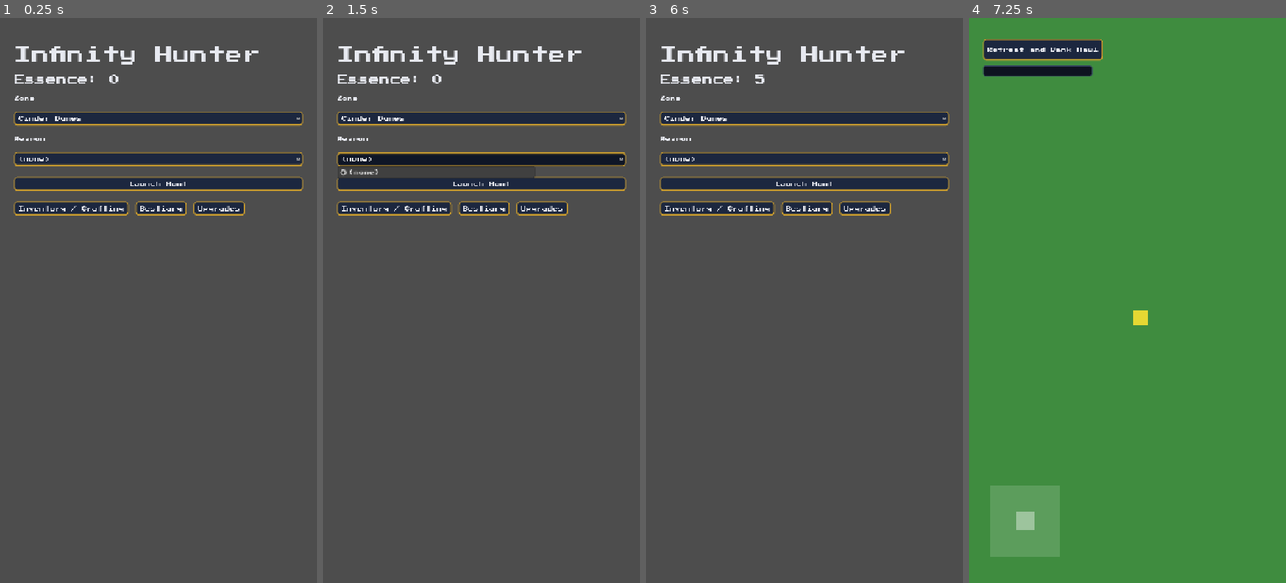
Above: before the commit, frames 1-4 (left to right).
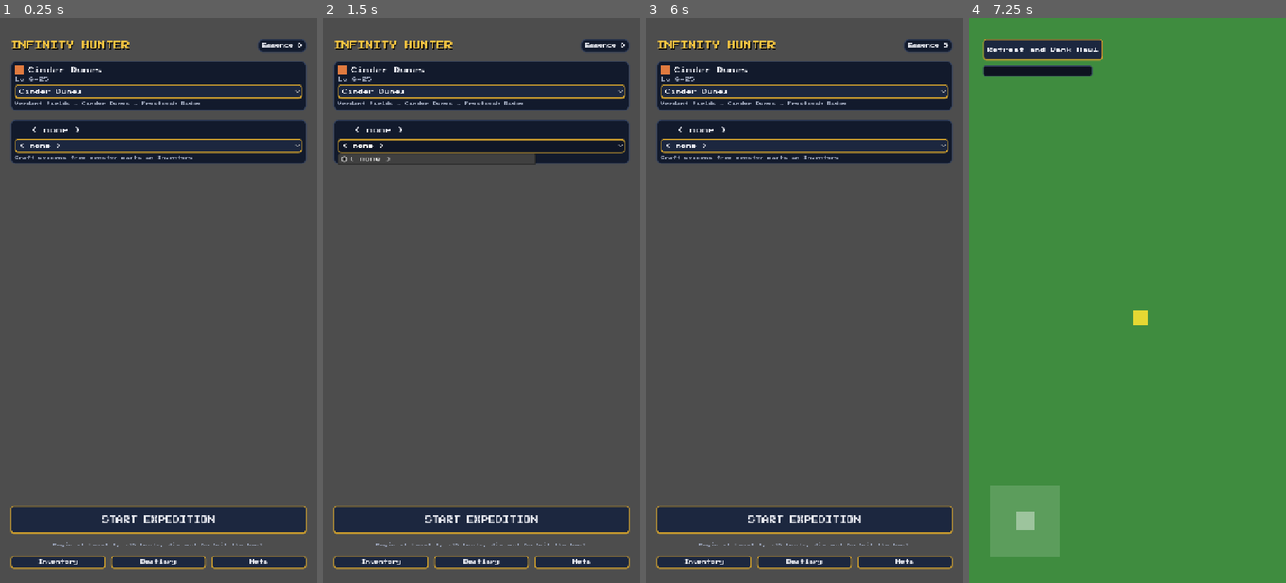
Above: after the commit, the same moments.

Repository: taigamura/infinity-hunter
Game: Godot game, scene res://src/ui/launch/launch_screen.tscn
Same seed, same stepped clock (60 frames per second), same inputs: the game is played once before the commit and once after it.
Inputs:
- Up to frame 1 (0.25 s): no input
- Up to frame 2 (1.5 s): click "Cinder Dunes" at 0.5 s; click "(none)" (after the commit: "( none )") at 1.25 s
- Up to frame 3 (6 s): click "Inventory / Crafting" (after the commit: "Inventory") at 2 s; click "Back" at 2.75 s; click "Upgrades" (after the commit: "Meta") at 3.5 s; click "Back" at 4.25 s; click "Launch Hunt" (after the commit: "START EXPEDITION") at 5 s; click "Retreat and Bank Haul" at 5.75 s
- Up to frame 4 (7.25 s): click "Launch Hunt" (after the commit: "START EXPEDITION") at 6.5 s

The runs differ from the first frame. In frame 1, 27% of the frame differs, in the area x 3-97%, y 3-98%; in frame 2, 28%; in frame 3, 27%; in frame 4, nothing differs.

Commit message:
Launch screen restructure: cards, essence pill, anchored START, 3-up nav (#29)
Header row with pixel title + gold-shadow and an essence pill, a selectable
zone card (swatch/name/level band/starting-zone tag + unlock progression
subline), a weapon card (icon/name, "( none )" on a fresh save + crafting
hint), a bottom-anchored START EXPEDITION button with subtitle, and a 3-up
icon nav row. All under the #28 project theme; GameState wiring unchanged.

Diff:
--- a/src/ui/launch/launch_screen.gd
+++ b/src/ui/launch/launch_screen.gd
@@ -4,21 +4,43 @@
 # drives buttons.
 extends Control
 
+# Zone id -> swatch color. Purely cosmetic (matches the design canvas' tier
+# colors); ZoneDef carries no color field, so this stays a UI-only lookup
+# rather than something rules code needs to know about. Unknown ids fall
+# back to a neutral gray.
+const ZONE_SWATCH_COLORS := {
+	"verdant_fields": Color("#4caf50"),
+	"cinder_dunes": Color("#e07a3f"),
+	"frostpeak_ridge": Color("#5eb8d9"),
+}
+const ZONE_SWATCH_FALLBACK := Color("#8a93a8")
+
 @onready var zone_option: OptionButton = %ZoneOption
 @onready var weapon_option: OptionButton = %WeaponOption
 @onready var start_button: Button = %StartButton
 @onready var essence_label: Label = %EssenceLabel
+@onready var zone_swatch: ColorRect = %ZoneSwatch
+@onready var zone_name_label: Label = %ZoneNameLabel
+@onready var zone_level_label: Label = %ZoneLevelLabel
+@onready var zone_tag_label: Label = %ZoneTagLabel
+@onready var weapon_icon: TextureRect = %WeaponIcon
+@onready var weapon_name_label: Label = %WeaponNameLabel
 @onready var inventory_button: Button = %InventoryButton
 @onready var bestiary_button: Button = %BestiaryButton
 @onready var meta_button: Button = %MetaButton
 
 var _zone_ids: Array = []
 var _weapon_gear_ids: Array = [] # "" (none) or gear instance id
+var _starting_zone_id: String = ""
 
 func _ready() -> void:
-	essence_label.text = "Essence: %s" % Big.fmt(float(GameState.save_state.get("essence", 0.0)))
+	essence_label.text = "Essence %s" % Big.fmt(float(GameState.save_state.get("essence", 0.0)))
 	_populate_zones()
 	_populate_weapons()
+	zone_option.item_selected.connect(func(_index): _update_zone_card())
+	weapon_option.item_selected.connect(func(_index): _update_weapon_card())
+	_update_zone_card()
+	_update_weapon_card()
 	start_button.pressed.connect(_on_start_pressed)
 	inventory_button.pressed.connect(func(): get_tree().change_scene_to_file("res://src/ui/inventory/inventory_screen.tscn"))
 	bestiary_button.pressed.connect(func(): get_tree().change_scene_to_file("res://src/ui/bestiary/bestiary_screen.tscn"))
@@ -27,15 +49,20 @@
 func _populate_zones() -> void:
 	zone_option.clear()
 	_zone_ids.clear()
+	_starting_zone_id = ""
+	var lowest_min_level := INF
 	for zone_id in GameState.zones.keys():
 		var zone: ZoneDef = GameState.zones[zone_id]
 		zone_option.add_item(zone.name)
 		_zone_ids.append(zone_id)
+		if zone.min_level < lowest_min_level:
+			lowest_min_level = zone.min_level
+			_starting_zone_id = zone_id
 
 func _populate_weapons() -> void:
 	weapon_option.clear()
 	_weapon_gear_ids.clear()
-	weapon_option.add_item("(none)")
+	weapon_option.add_item("( none )")
 	_weapon_gear_ids.append("")
 	for instance in GameState.inventory.gear:
 		if GameState.weapons.has(instance["def_id"]):
@@ -48,6 +75,29 @@
 				weapon_option.add_item(text)
 			_weapon_gear_ids.append(instance["def_id"])
 
+func _update_zone_card() -> void:
+	if _zone_ids.is_empty():
+		return
+	var zone_id: String = _zone_ids[zone_option.selected]
+	var zone: ZoneDef = GameState.zones[zone_id]
+	zone_swatch.color = ZONE_SWATCH_COLORS.get(zone_id, ZONE_SWATCH_FALLBACK)
+	zone_name_label.text = zone.name
+	zone_level_label.text = "Lv %d–%d" % [int(zone.min_level), int(zone.max_level)]
+	zone_tag_label.visible = zone_id == _starting_zone_id
+	zone_tag_label.text = "STARTING ZONE"
+
+func _update_weapon_card() -> void:
+	if _weapon_gear_ids.is_empty():
+		return
+	var weapon_def_id: String = _weapon_gear_ids[weapon_option.selected]
+	if weapon_def_id == "" or not GameState.weapons.has(weapon_def_id):
+		weapon_icon.texture = null
+		weapon_name_label.text = "( none )"
+		return
+	var def: WeaponDef = GameState.weapons[weapon_def_id]
+	weapon_icon.texture = WeaponIcons.for_id(def.id)
+	weapon_name_label.text = def.name
+
 func _on_start_pressed() -> void:
 	if _zone_ids.is_empty():
 		return
--- a/src/ui/launch/launch_screen.tscn
+++ b/src/ui/launch/launch_screen.tscn
@@ -14,62 +14,169 @@
 anchors_preset = 15
 anchor_right = 1.0
 anchor_bottom = 1.0
-theme_override_constants/margin_left = 32
-theme_override_constants/margin_top = 64
-theme_override_constants/margin_right = 32
+theme_override_constants/margin_left = 24
+theme_override_constants/margin_top = 48
+theme_override_constants/margin_right = 24
 theme_override_constants/margin_bottom = 32
 
 [node name="VBox" type="VBoxContainer" parent="Margin"]
 layout_mode = 2
-theme_override_constants/separation = 24
+theme_override_constants/separation = 20
 
-[node name="Title" type="Label" parent="Margin/VBox"]
+[node name="HeaderRow" type="HBoxContainer" parent="Margin/VBox"]
 layout_mode = 2
-theme_override_font_sizes/font_size = 40
-text = "Infinity Hunter"
+theme_override_constants/separation = 12
 
-[node name="EssenceLabel" type="Label" parent="Margin/VBox"]
+[node name="Title" type="Label" parent="Margin/VBox/HeaderRow"]
+layout_mode = 2
+size_flags_horizontal = 3
+theme_override_font_sizes/font_size = 18
+theme_override_colors/font_color = Color(0.9607843, 0.77254903, 0.25882354, 1)
+theme_override_colors/font_shadow_color = Color(0, 0, 0, 0.6)
+theme_override_constants/shadow_offset_x = 2
+theme_override_constants/shadow_offset_y = 2
+text = "INFINITY HUNTER"
+vertical_alignment = 1
+
+[node name="EssencePill" type="PanelContainer" parent="Margin/VBox/HeaderRow"]
+layout_mode = 2
+theme_override_constants/margin_left = 10
+theme_override_constants/margin_top = 6
+theme_override_constants/margin_right = 10
+theme_override_constants/margin_bottom = 6
+
+[node name="EssenceLabel" type="Label" parent="Margin/VBox/HeaderRow/EssencePill"]
 unique_name_in_owner = true
 layout_mode = 2
-theme_override_font_sizes/font_size = 24
-text = "Essence: 0"
+theme_override_font_sizes/font_size = 10
+text = "Essence 0"
 
-[node name="ZoneLabel" type="Label" parent="Margin/VBox"]
+[node name="ZoneCard" type="PanelContainer" parent="Margin/VBox"]
 layout_mode = 2
+
+[node name="ZoneCardVBox" type="VBoxContainer" parent="Margin/VBox/ZoneCard"]
+layout_mode = 2
+theme_override_constants/separation = 6
+
+[node name="ZoneHeaderRow" type="HBoxContainer" parent="Margin/VBox/ZoneCard/ZoneCardVBox"]
+layout_mode = 2
+theme_override_constants/separation = 10
+
+[node name="ZoneSwatch" type="ColorRect" parent="Margin/VBox/ZoneCard/ZoneCardVBox/ZoneHeaderRow"]
+unique_name_in_owner = true
+custom_minimum_size = Vector2(20, 20)
+layout_mode = 2
+size_flags_vertical = 4
+color = Color(0.29803923, 0.6862745, 0.3137255, 1)
+
+[node name="ZoneNameLabel" type="Label" parent="Margin/VBox/ZoneCard/ZoneCardVBox/ZoneHeaderRow"]
+unique_name_in_owner = true
+layout_mode = 2
+size_flags_horizontal = 3
+theme_override_font_sizes/font_size = 14
 text = "Zone"
 
-[node name="ZoneOption" type="OptionButton" parent="Margin/VBox"]
+[node name="ZoneTagLabel" type="Label" parent="Margin/VBox/ZoneCard/ZoneCardVBox/ZoneHeaderRow"]
+unique_name_in_owner = true
+layout_mode = 2
+theme_override_font_sizes/font_size = 9
+theme_override_colors/font_color = Color(0.9607843, 0.77254903, 0.25882354, 1)
+text = "STARTING ZONE"
+
+[node name="ZoneLevelLabel" type="Label" parent="Margin/VBox/ZoneCard/ZoneCardVBox"]
+unique_name_in_owner = true
+layout_mode = 2
+theme_override_font_sizes/font_size = 11
+theme_override_colors/font_color = Color(0.6039216, 0.6392157, 0.72156864, 1)
+text = "Lv 1–8"
+
+[node name="ZoneOption" type="OptionButton" parent="Margin/VBox/ZoneCard/ZoneCardVBox"]
 unique_name_in_owner = true
 layout_mode = 2
 
-[node name="WeaponLabel" type="Label" parent="Margin/VBox"]
+[node name="ZoneProgressionLabel" type="Label" parent="Margin/VBox/ZoneCard/ZoneCardVBox"]
 layout_mode = 2
-text = "Weapon"
+theme_override_font_sizes/font_size = 9
+theme_override_colors/font_color = Color(0.6039216, 0.6392157, 0.72156864, 1)
+autowrap_mode = 2
+text = "Verdant Fields → Cinder Dunes → Frostpeak Ridge"
 
-[node name="WeaponOption" type="OptionButton" parent="Margin/VBox"]
+[node name="WeaponCard" type="PanelContainer" parent="Margin/VBox"]
+layout_mode = 2
+
+[node name="WeaponCardVBox" type="VBoxContainer" parent="Margin/VBox/WeaponCard"]
+layout_mode = 2
+theme_override_constants/separation = 6
+
+[node name="WeaponHeaderRow" type="HBoxContainer" parent="Margin/VBox/WeaponCard/WeaponCardVBox"]
+layout_mode = 2
+theme_override_constants/separation = 10
+
+[node name="WeaponIcon" type="TextureRect" parent="Margin/VBox/WeaponCard/WeaponCardVBox/WeaponHeaderRow"]
+unique_name_in_owner = true
+custom_minimum_size = Vector2(28, 28)
+layout_mode = 2
+expand_mode = 1
+stretch_mode = 5
+
+[node name="WeaponNameLabel" type="Label" parent="Margin/VBox/WeaponCard/WeaponCardVBox/WeaponHeaderRow"]
+unique_name_in_owner = true
+layout_mode = 2
+size_flags_horizontal = 3
+theme_override_font_sizes/font_size = 14
+text = "( none )"
+
+[node name="WeaponOption" type="OptionButton" parent="Margin/VBox/WeaponCard/WeaponCardVBox"]
 unique_name_in_owner = true
 layout_mode = 2
 
+[node name="WeaponHintLabel" type="Label" parent="Margin/VBox/WeaponCard/WeaponCardVBox"]
+layout_mode = 2
+theme_override_font_sizes/font_size = 9
+theme_override_colors/font_color = Color(0.6039216, 0.6392157, 0.72156864, 1)
+autowrap_mode = 2
+text = "Craft weapons from monster parts in Inventory"
+
+[node name="Spacer" type="Control" parent="Margin/VBox"]
+layout_mode = 2
+size_flags_vertical = 3
+
 [node name="StartButton" type="Button" parent="Margin/VBox"]
 unique_name_in_owner = true
+custom_minimum_size = Vector2(0, 64)
 layout_mode = 2
-text = "Launch Hunt"
+theme_override_font_sizes/font_size = 16
+text = "START EXPEDITION"
+
+[node name="StartSubtitleLabel" type="Label" parent="Margin/VBox"]
+layout_mode = 2
+theme_override_font_sizes/font_size = 9
+theme_override_colors/font_color = Color(0.6039216, 0.6392157, 0.72156864, 1)
+horizontal_alignment = 1
+autowrap_mode = 2
+text = "Begin at Level 1, ~10 hunts, die and forfeit the haul"
 
 [node name="Nav" type="HBoxContainer" parent="Margin/VBox"]
 layout_mode = 2
-theme_override_constants/separation = 16
+theme_override_constants/separation = 12
 
 [node name="InventoryButton" type="Button" parent="Margin/VBox/Nav"]
 unique_name_in_owner = true
 layout_mode = 2
-text = "Inventory / Crafting"
+size_flags_horizontal = 3
+theme_override_font_sizes/font_size = 10
+text = "Inventory"
 
 [node name="BestiaryButton" type="Button" parent="Margin/VBox/Nav"]
 unique_name_in_owner = true
 layout_mode = 2
+size_flags_horizontal = 3
+theme_override_font_sizes/font_size = 10
 text = "Bestiary"
 
 [node name="MetaButton" type="Button" parent="Margin/VBox/Nav"]
 unique_name_in_owner = true
 layout_mode = 2
-text = "Upgrades"
+size_flags_horizontal = 3
+theme_override_font_sizes/font_size = 10
+text = "Meta"
--- a/tests/unit/test_scenes_smoke.gd
+++ b/tests/unit/test_scenes_smoke.gd
@@ -91,6 +91,23 @@
 func test_launch_screen_smoke() -> void:
 	var screen: Control = _instantiate(LAUNCH_SCENE)
 	_assert_control_inherits_project_theme(screen)
+	var essence_label: Label = screen.get_node("%EssenceLabel")
+	assert_not_null(essence_label, "launch %EssenceLabel must exist")
+	var zone_swatch: ColorRect = screen.get_node("%ZoneSwatch")
+	assert_not_null(zone_swatch, "launch %ZoneSwatch must exist")
+	var zone_name_label: Label = screen.get_node("%ZoneNameLabel")
+	assert_not_null(zone_name_label, "launch %ZoneNameLabel must exist")
+	assert_true(zone_name_label.text != "", "zone card must show a selected zone name")
+	var weapon_icon: TextureRect = screen.get_node("%WeaponIcon")
+	assert_not_null(weapon_icon, "launch %WeaponIcon must exist")
+	var weapon_name_label: Label = screen.get_node("%WeaponNameLabel")
+	assert_not_null(weapon_name_label, "launch %WeaponNameLabel must exist")
+	assert_eq(weapon_name_label.text, "( none )", "fresh save must show no equipped weapon")
+	var start_button: Button = screen.get_node("%StartButton")
+	assert_not_null(start_button, "launch %StartButton must exist")
+	var nav_buttons := [screen.get_node("%InventoryButton"), screen.get_node("%BestiaryButton"), screen.get_node("%MetaButton")]
+	for nav_button in nav_buttons:
+		assert_not_null(nav_button, "launch nav buttons must exist")
 	_cleanup(screen)
 
 func test_inventory_screen_smoke() -> void:
Not shown, changed: .ralph/fix_plan.md
